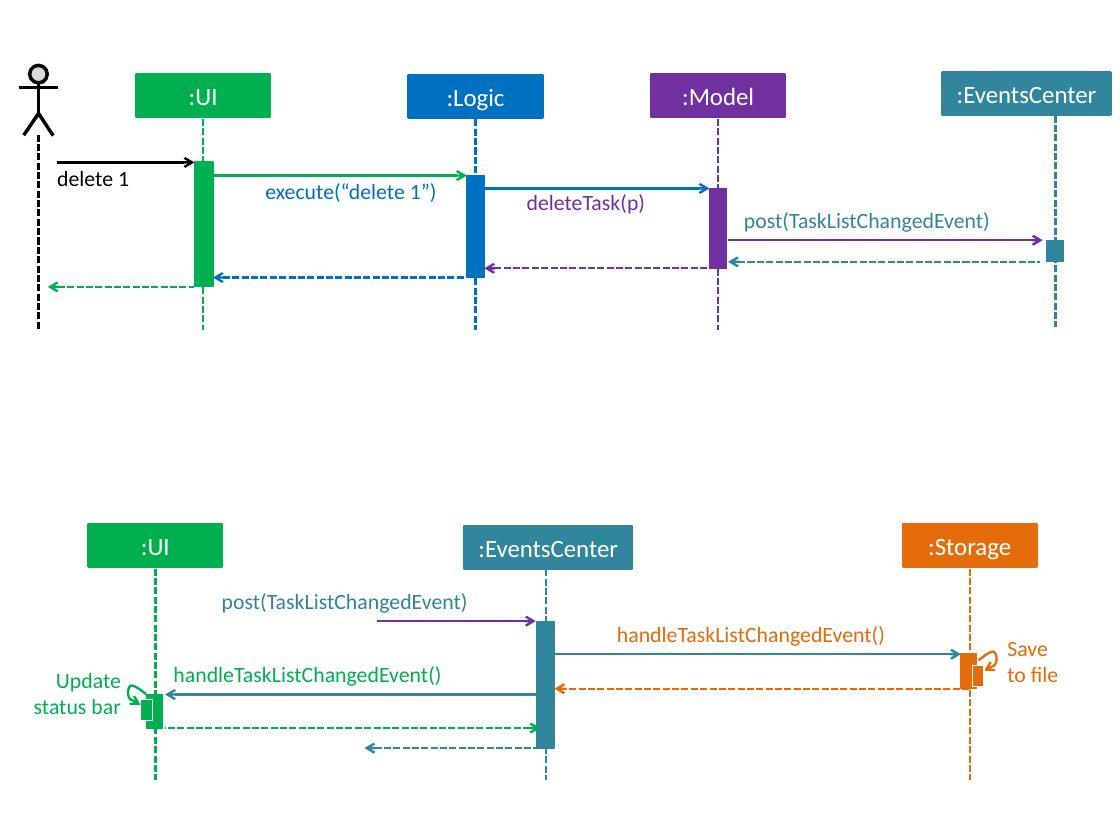
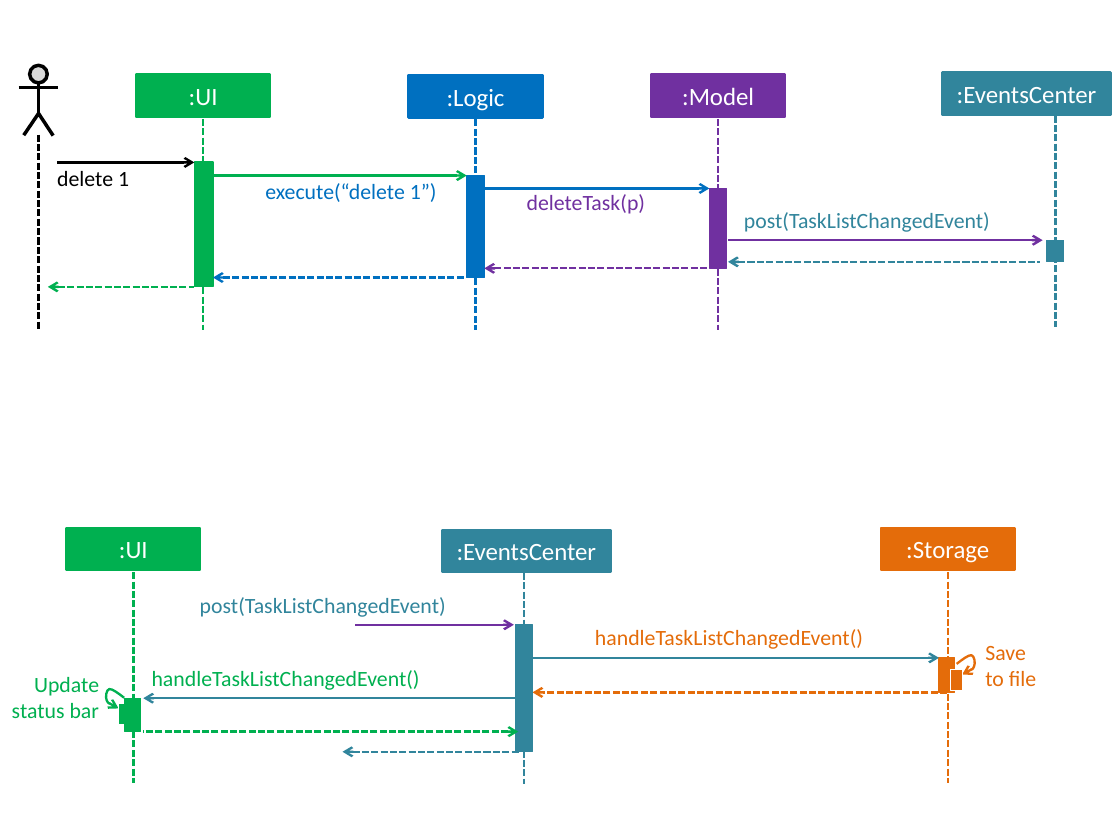
Before and after one commit to CS2103AUG2016-T09-C1/main, a slide deck: slide 3 of docs/diagrams/Diagrams.pptx. Drawn at 1120x840 pixels with LibreOffice and Linux fonts; fonts in the diff are those of the drawing. Boxes give left, top, right and bottom in pixels: in the first picture for what was removed or moved away, otherwise in the second. Text is boxed around its words. In the diff, an @@ line names an element or a change of style, - is before the commit and + after.

```diff
--- a/docs/diagrams/Diagrams.pptx
+++ b/docs/diagrams/Diagrams.pptx
@@ 4 rectangles, 4 arrows, 3 texts, 2 freeform shapes, 2 lines: place and size @@
-4 rectangles, 4 arrows, 3 texts, 2 freeform shapes, 2 lines at [34,524,1058,781]
+4 rectangles, 4 arrows, 3 texts, 2 freeform shapes, 2 lines at [12,528,1036,784]
@@ 4 rectangles, 2 texts, 2 arrows, 1 line: place and size @@
-4 rectangles, 2 texts, 2 arrows, 1 line at [147,524,1037,780]
+4 rectangles, 2 texts, 2 arrows, 1 line at [124,528,1015,783]
```
Also in this commit, not shown: 9 other files.
